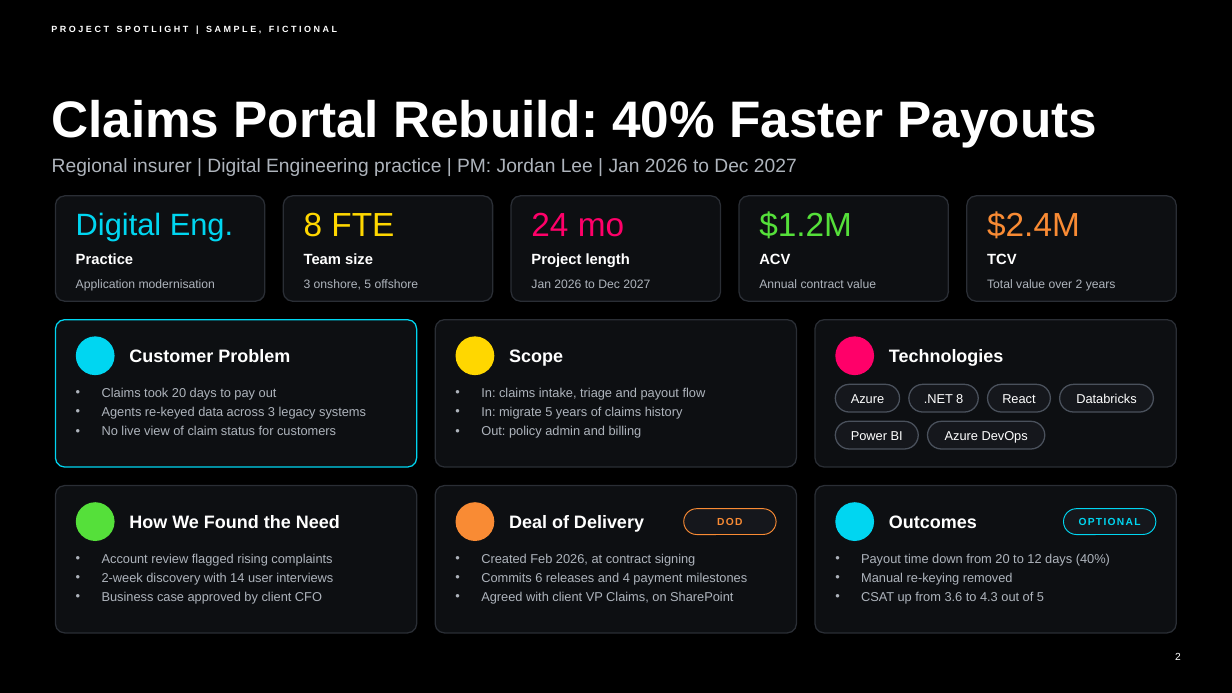
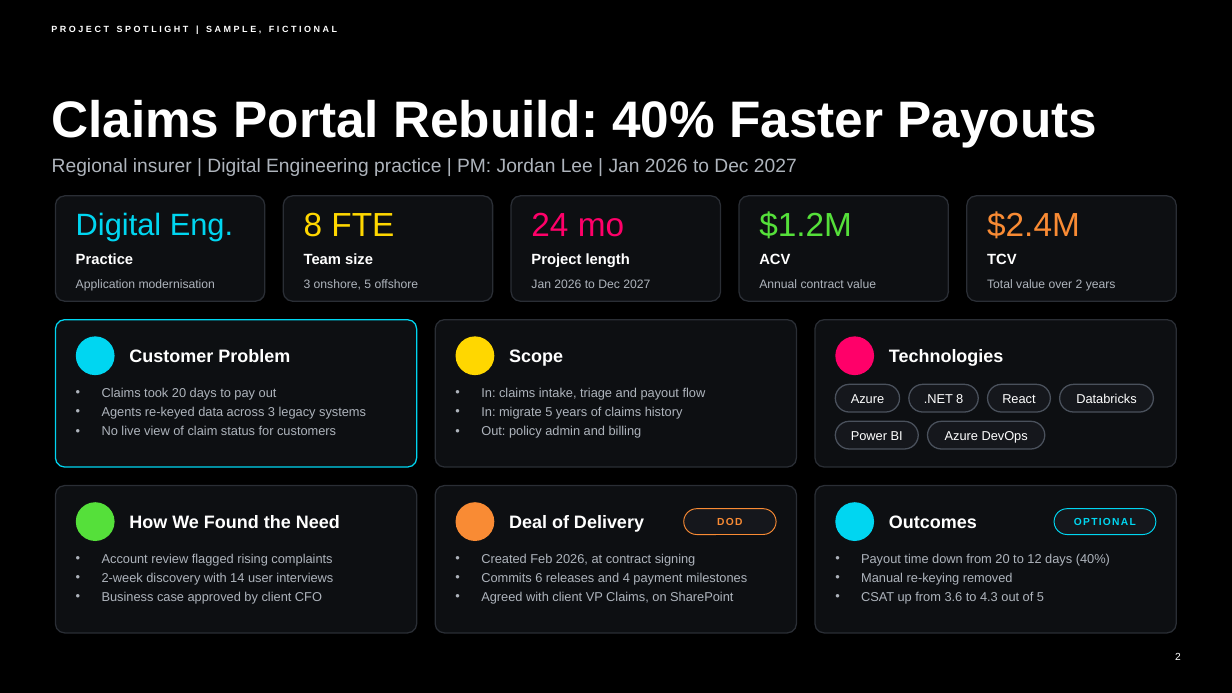
Before and after one commit to chintasurya/IGPPT, a slide deck: slide 2 of templates/project-spotlight/Project-Spotlight-Sample.pptx. Drawn at 1232x693 pixels with LibreOffice and Linux fonts; fonts in the diff are those of the drawing; background and template pictures are left out. Boxes give left, top, right and bottom in pixels: in the first picture for what was removed or moved away, otherwise in the second. Text is boxed around its words. In the diff, an @@ line names an element or a change of style, - is before the commit and + after.

```diff
--- a/templates/project-spotlight/Project-Spotlight-Sample.pptx
+++ b/templates/project-spotlight/Project-Spotlight-Sample.pptx
@@ text "OPTIONAL" moved from (x1=1079, y1=518, x2=1141, y2=525) to (x1=1074, y1=518, x2=1136, y2=525) @@
@@ rounded rectangle resized from (x1=1064, y1=508, x2=1156, y2=534) to (x1=1055, y1=508, x2=1156, y2=534) @@
```
Also in this commit, not shown: 11 other files.
